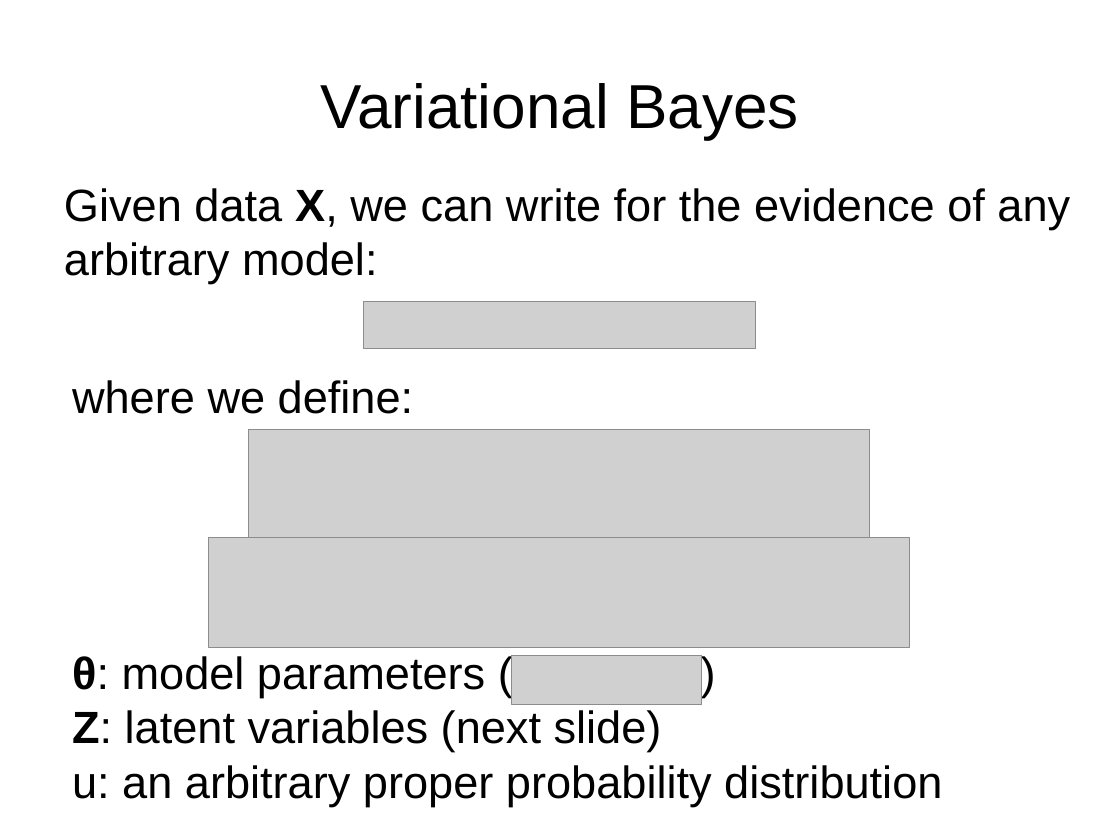
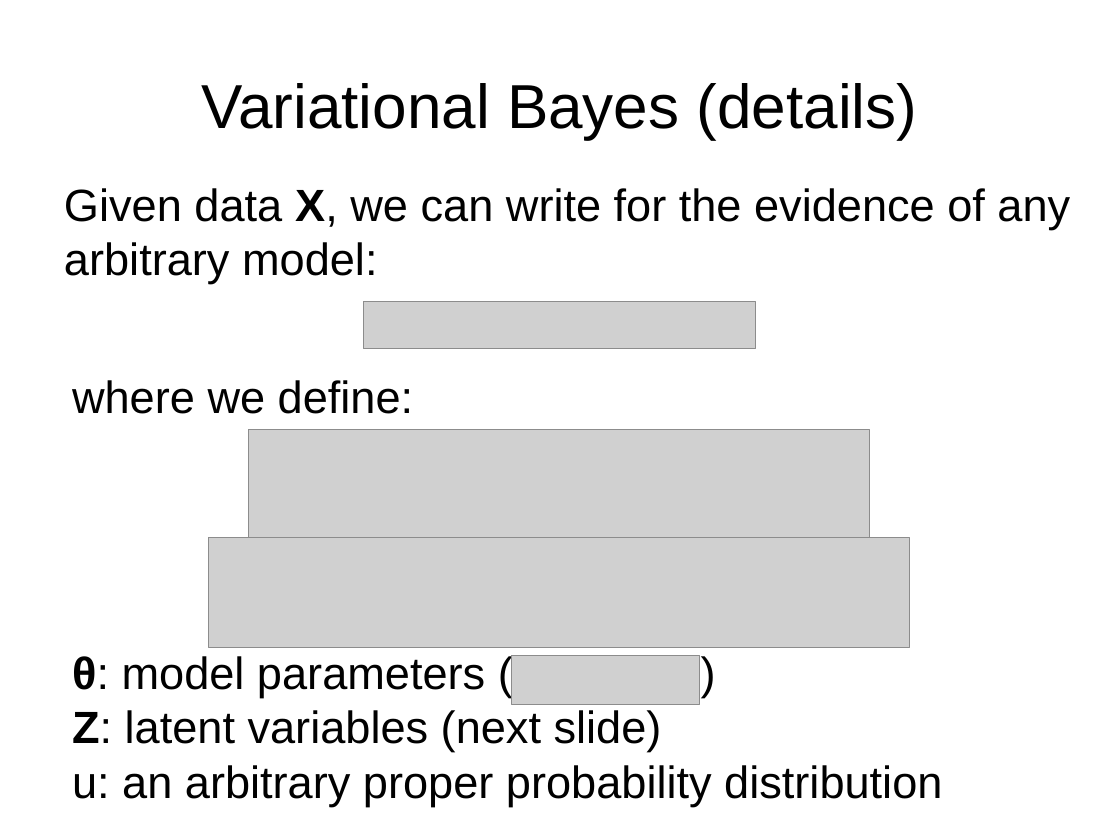
Before and after one commit to jPhy/master_thesis, a slide deck: slide 8 of presentation_25_July_BAT_day/presentation.odp (slide 7 before the commit). Drawn at 1120x840 pixels with LibreOffice and Linux fonts; fonts in the diff are those of the drawing; grey boxes stand for pictures. Boxes give left, top, right and bottom in pixels: in the first picture for what was removed or moved away, otherwise in the second. Text is boxed around its words. In the diff, an @@ line names an element or a change of style, - is before the commit and + after.

Commit message:
[presentation_BAT_day] final improvements and corrections
o pypmc_demo: make Perplexity and ESS the last output (avoid scrolling)
o rename component weights omega --> alpha
o move details on VB to very end
o include presentation as pdf file

```diff
--- a/presentation_25_July_BAT_day/presentation.odp
+++ b/presentation_25_July_BAT_day/presentation.odp
@@ title at bbox=[201, 83, 918, 139]: text changed @@
-Variational Bayes
+Variational Bayes (details)
```
Also in this commit, not shown: 3 other slides changed, 1 slide added, 1 slide removed, 2 other files.
